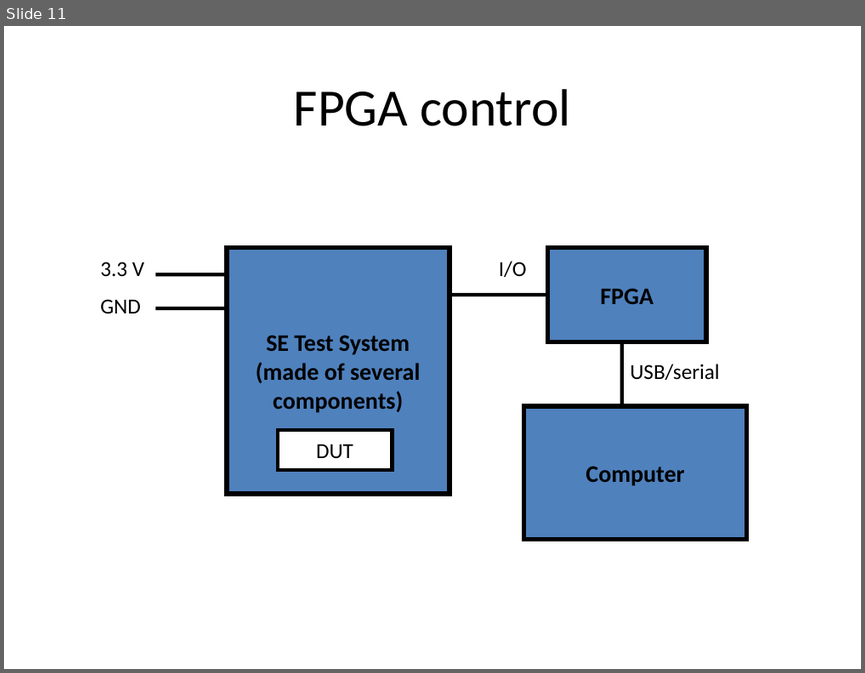
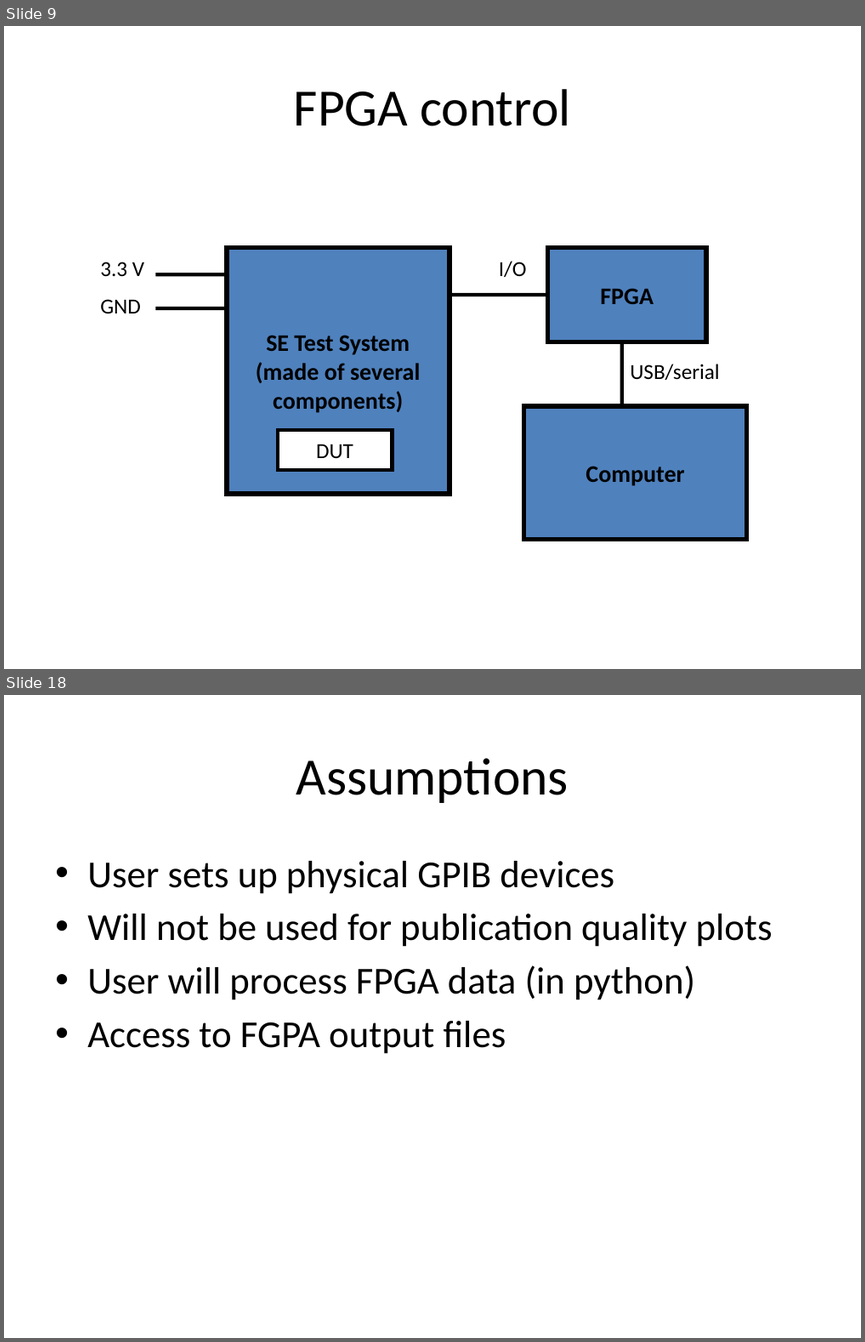
Before and after one commit to doctoboggan/DeathRay, a slide deck: manuals/desReview.pptx. Shown one above the other, each under a label of ours: slide 11 before the commit, slides 9 and 18 after it; the slides between them are not shown. The pictures are 865x673 and 865x1342 pixels, drawn with LibreOffice and Linux fonts; fonts in the diff are those of the drawing. Boxes give left, top, right and bottom in pixels: in the first picture for what was removed or moved away, otherwise in the second. Text is boxed around its words. In the diff, an @@ line names an element or a change of style, - is before the commit and + after.

```diff
--- a/manuals/desReview.pptx
+++ b/manuals/desReview.pptx
@@ slide 18 added at [4, 695, 861, 1338], background #FFFFFF @@
@@ title added at [296, 758, 568, 803], 44 pt, text #000000 @@
+Assumptions
@@ text added at [87, 861, 772, 1054], 32 pt, text #000000 @@
+• User sets up physical GPIB devices
+• Will not be used for publication quality plots
+• User will process FPGA data (in python)
+• Access to FGPA output files
@@ what was slide 11 is now slide 9 @@
```
Also in this commit, not shown: 11 slides changed, 4 other slides added, 2 slides removed.
